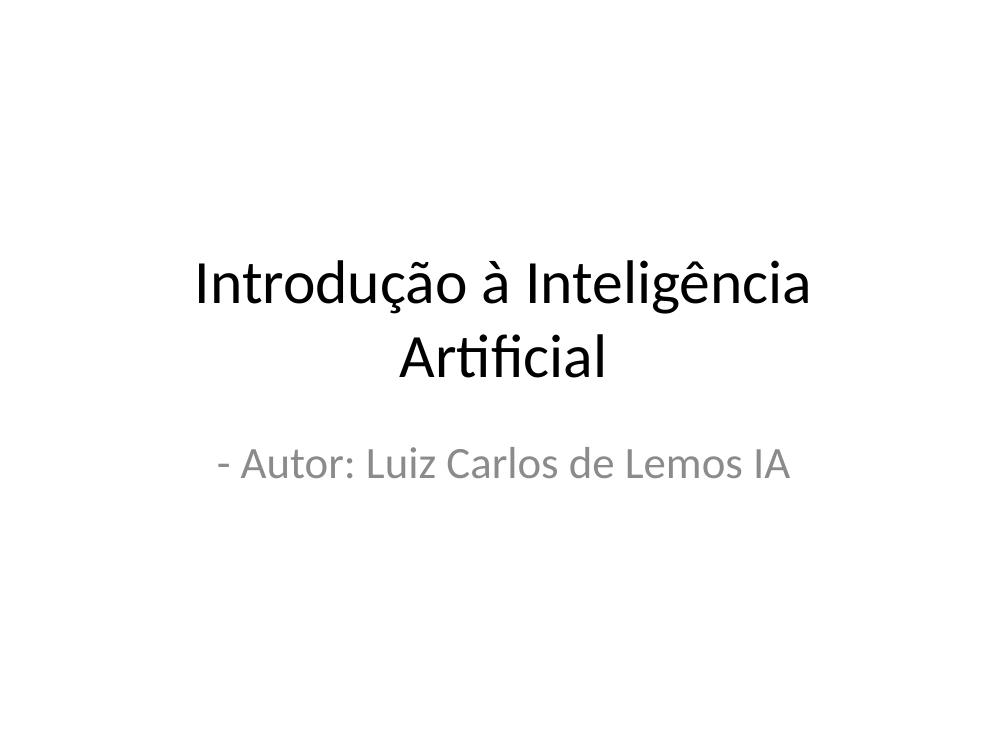
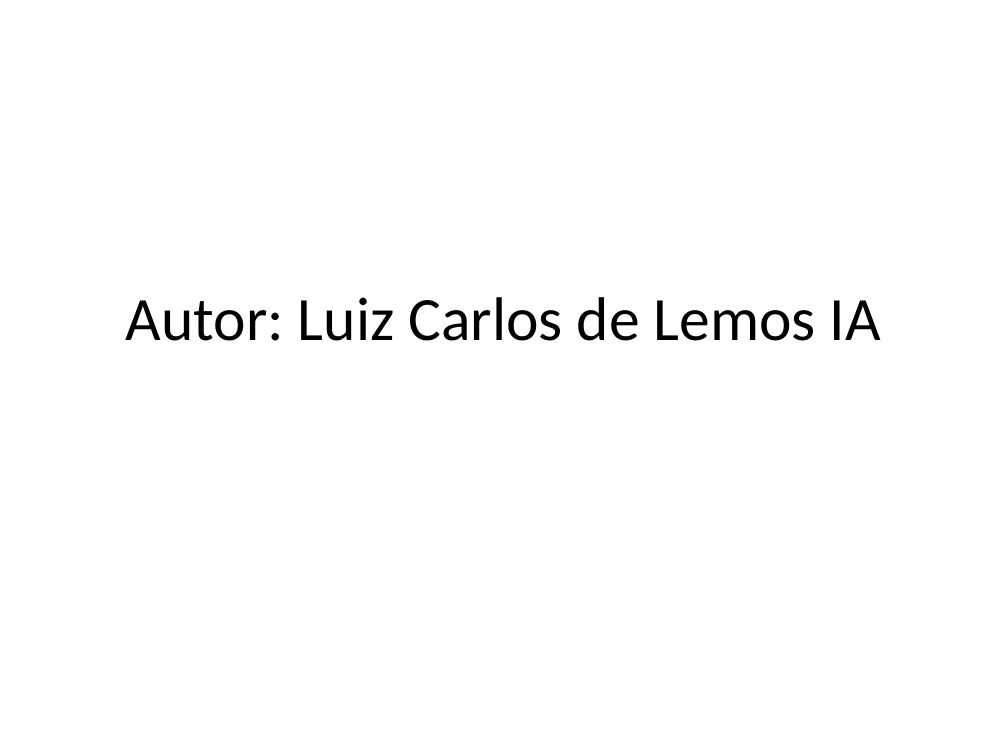
Before and after one commit to lcdlemos/EstagioNutes, a slide deck: slide 1 of Slides/auto_apresentacao.pptx. Drawn at 1008x756 pixels with LibreOffice and Linux fonts; fonts in the diff are those of the drawing. Boxes give left, top, right and bottom in pixels: in the first picture for what was removed or moved away, otherwise in the second. Text is boxed around its words. In the diff, an @@ line names an element or a change of style, - is before the commit and + after.

```diff
--- a/Slides/auto_apresentacao.pptx
+++ b/Slides/auto_apresentacao.pptx
@@ title at <box>126,297,881,341</box>: text changed @@
-Introdução à Inteligência Artificial
+Autor: Luiz Carlos de Lemos IA
@@ subtitle removed at <box>241,447,790,478</box> @@
-- Autor: Luiz Carlos de Lemos IA
```
Also in this commit, not shown: 5 other slides changed, 13 other files.
